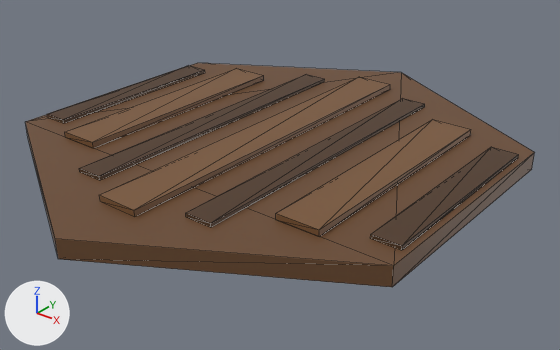
A saved change to the glTF model art/models/fld_soil.glb.
One viewpoint serves both versions: a 50 mm camera at (0.745, -0.902, 0.526) aimed at (0.029, -0.007, -0.029). Every picture has the same lights, and +X, +Y and +Z are marked at lower left. The older version comes first. Mesh edges are drawn as thin lines. Vertices at exactly the same position are counted once.

In view in the first picture: 'fld_soil'.
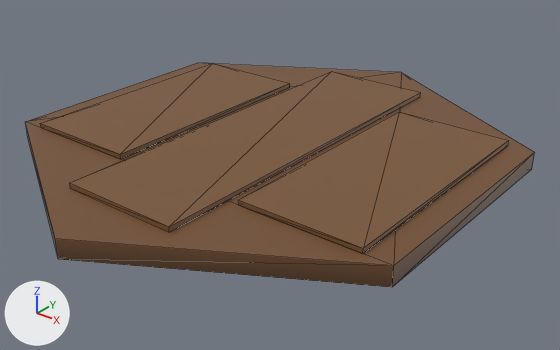
The change, as a diff of the scene's bpy script:
```diff
--- a/art/models/fld_soil.glb.py
+++ b/art/models/fld_soil.glb.py
@@ me_fld_soil @@
 # used by ob_fld_soil; location = (0.0, 0.0, 0.0)
-me_fld_soil.from_pydata(...)  # 68 vertices, 104 faces; spans x -0.364..0.364, y -0.42..0.42, z 0.0..0.04
+me_fld_soil.from_pydata(...)  # 36 vertices, 56 faces; spans x -0.364..0.364, y -0.42..0.42, z 0.0..0.038
+# me_fld_soil part 1: the loose piece of 8 vertices spanning x 0.308..0.353, y -0.173..0.173, z 0.03..0.036 is deleted
+# me_fld_soil part 2: the loose piece of 8 vertices spanning x 0.185..0.255, y -0.21..0.21, z 0.03..0.04 is deleted
+# me_fld_soil part 3: the loose piece of 8 vertices spanning x -0.255..-0.185, y -0.21..0.21, z 0.03..0.04 is deleted
+# me_fld_soil part 4: the loose piece of 8 vertices spanning x -0.035..0.035, y -0.32..0.32, z 0.03..0.04 is deleted
+# me_fld_soil part 5
+# 24 vertices move from x -0.353..0.132, y -0.278..0.278, z 0.03..0.036 to x -0.32..0.32, y -0.32..0.32, z 0.03..0.038
+# me_fld_soil part 6: 50 kept faces spanning x -0.364..0.364, y -0.42..0.42, z 0.0..0.038 get new vertex colours; the middle colour goes from brown #4e3520 to brown #7a5636
 me_fld_soil.materials.append(mat_defaultmaterial)
```

Location of each change, [x1, y1, x2, y2] in pixels of the pictures (560 x 350 px; the box of a moved part takes in the faces that stretch with it):
part 1 of me_fld_soil, deleted (brown)
    before: [371, 147, 519, 250]
part 2 of me_fld_soil, deleted (brown)
    before: [276, 120, 471, 237]
part 3 of me_fld_soil, deleted (brown)
    before: [65, 69, 264, 148]
part 4 of me_fld_soil, deleted (brown)
    before: [100, 77, 390, 217]
part 5 of me_fld_soil, moved or reshaped
    before: [47, 66, 425, 227]
    after: [40, 63, 509, 254]
part 6 of me_fld_soil, recoloured
    both: [39, 63, 523, 257]
